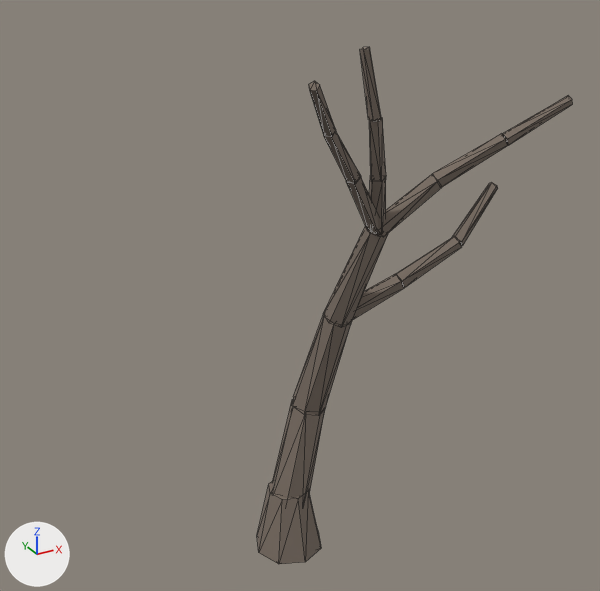
The glTF model public/models/world/dead_tree_small.glb: old version first, new version second.
Camera for both pictures: a 50 mm camera at (-2.35, -4.45, 4.14) aimed at (0.09, -0.01, 1.92). Every picture has the same lights, and +X, +Y and +Z are marked at lower left. The picture after the commit comes second. Mesh edges are drawn as thin lines. Vertices at exactly the same position are counted once.

Objects in the first picture: 'bark'.
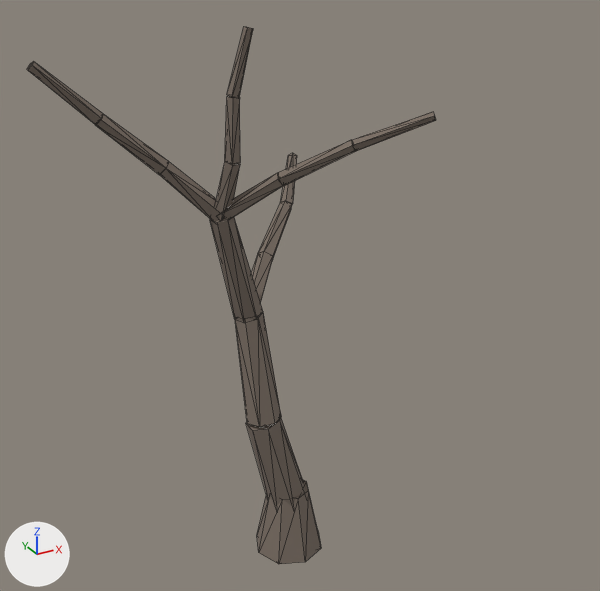
What the commit changed:
me_bark is used by ob_bark; location (0.0, 0.0, 0.0).
me_bark had 178 vertices, 292 faces and spanned x -0.45..1.48, y -1.1..0.25, z -0.1..3.58.
me_bark now has 178 vertices, 292 faces and spans x -1.43..0.61, y -0.78..1.03, z -0.1..3.65.
me_bark part 1: the loose piece of 14 vertices spanning x -0.15..0.28, y -0.15..0.15, z 0.27..1.08 is multiplied about the mesh origin by the matrix ((-0.999, -0.025, -0.035), (0.025, -1.0, 0.0), (-0.035, -0.001, 0.999)).
me_bark part 2: the loose piece of 14 vertices spanning x 0.04..0.38, y -0.27..0.12, z 1.02..1.81 is multiplied about its middle by the matrix ((-0.934, -0.356, 0.025), (0.352, -0.93, -0.103), (0.06, -0.087, 0.994)), then moved by (-0.41, 0.12, 0.0).
me_bark part 3: the loose piece of 14 vertices spanning x 0.2..0.43, y -0.55..-0.08, z 1.75..2.51 is multiplied about its middle by the matrix ((0.141, 0.98, 0.14), (-0.99, 0.134, 0.053), (0.033, -0.146, 0.989)), then moved by (-0.63, 0.42, 0.03).
me_bark part 4: the loose piece of 10 vertices spanning x 0.24..0.41, y -0.64..-0.44, z 2.46..2.86 is turned 51.6 degrees about the z axis through its middle, then moved by (-0.73, 0.53, 0.05).
me_bark part 5: 10 loose pieces with 100 vertices, spanning x -0.45..1.48, y -1.1..-0.1, z 1.73..3.58, are deleted.
Part 6, on me_bark:
10 vertices are removed from x 0.15..0.32, y -0.72..-0.55, z 2.83..3.21.
16 faces are deleted.
110 vertices are added at x -1.43..0.61, y -0.78..1.03, z 1.75..3.65.
176 new faces join them.

Boxes (x1, y1, x2, y2) around the edits, measured in the pictures (600 x 591 px; the box of a moved part takes in the faces that stretch with it):
'bark', reshaped (29% wider)
    before: (257, 47, 573, 564)
    after: (27, 26, 436, 564)
part 1 of me_bark, moved or reshaped
    before: (272, 399, 325, 502)
    after: (246, 418, 304, 508)
part 2 of me_bark, moved or reshaped
    before: (293, 310, 351, 415)
    after: (235, 313, 281, 427)
part 3 of me_bark, moved or reshaped
    before: (323, 226, 388, 328)
    after: (210, 217, 263, 322)
part 4 of me_bark, moved or reshaped
    before: (369, 175, 386, 234)
    after: (215, 162, 240, 221)
part 5 of me_bark, deleted
    before: (309, 47, 573, 319)
part 6 of me_bark, built on
    before: (369, 117, 386, 182)
    after: (27, 26, 436, 303)
